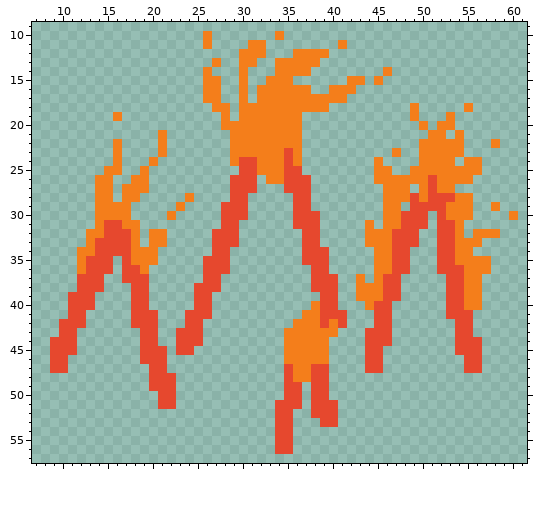
File history of a pixel-art sprite, gfx/hazards/flamingspikes.png. Above: the version before the commit.
The file is 64x64 pixels. Shown: x 7..61, y 9..57.
Now the later version:
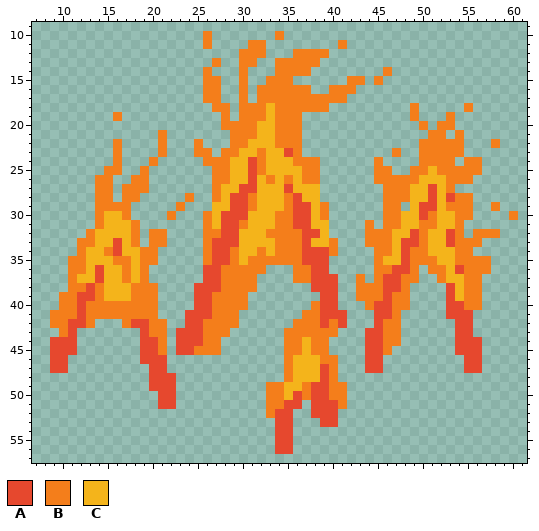
Palette (. is transparent): A #e6482e  B #f47e1b  C #f4b41b
What changed:
Colour B is added in row 22 at x 25; in row 23 at x 25 to 26 and 28; in row 24 at x 26 to 28 and 37 to 38; in row 25 at x 27 to 28 and 37 to 38; in row 26 at x 27 to 28 and 38; in row 27 at x 27.
Colour B is added in row 28 at x 27, 31 and 35; in row 29 at x 31, 35 and 39; in row 30 at x 26, 34 to 35, 39 and 51; in row 31 at x 26, 30, 34 to 35 and 51; in row 32 at x 26, 33 to 36 and 50; in row 33 at x 12, 26, 34 to 36, 40 and 50.
Colour B is added in row 34 at x 26, 29, 32, 34 to 36, 40 and 49 to 50; in row 35 at x 11, 16, 29, 31 to 36 and 49 to 51; in row 36 at x 11, 29 to 32, 36 to 37, 49 and 51; in row 37 at x 11, 28 to 31, 36 to 37, 48 to 49 and 52; in row 38 at x 11, 20, 28 to 31 and 48; in row 39 at x 10, 14, 20, 27 to 30 and 48.
Colour B is added in row 40 at x 10, 14 to 17, 20, 27 to 30 and 47 to 48; in row 41 at x 9 to 10, 13 to 17, 27 to 29 and 47; in row 42 at x 9, 13, 17, 21, 26 to 29 and 47; in row 43 at x 21, 26 to 28 and 47; in row 44 at x 21, 26 to 27 and 47; in row 45 at x 25 to 27 and 46.
Colour B is added in rows 46 to 48 at x 40; in rows 49 to 50 at x 33 to 34, 37 and 40 to 41; in row 51 at x 33 and 41; in row 52 at x 33.
Colour B replaces colour A in row 26 at x 35 and 37; in row 31 at x 50; in row 32 at x 27; in row 34 at x 15; in row 35 at x 17 and 26; in row 36 at x 17, 28 and 52.
Colour B replaces colour A in row 37 at x 17 and 19; in row 38 at x 12, 14 and 18 to 19; in row 39 at x 11, 18 to 19 and 47; in row 40 at x 11, 13 and 18 to 19; in row 41 at x 11 and 18 to 20; in rows 42 to 43 at x 10, 20 and 46.
Colour B replaces colour A in row 44 at x 46; in row 45 at x 21; in rows 47 to 48 at x 35; in row 51 at x 34.
Colour C is added in row 25 at x 29; in row 26 at x 32; in row 27 at x 28, 32 to 34, 38 and 49; in row 28 at x 28, 32 to 34 and 38; in row 29 at x 27, 32 to 34 and 38; in row 30 at x 27 and 31 to 33.
Colour C is added in row 31 at x 27, 31 to 33 and 39; in row 32 at x 30 to 32, 39 and 51; in row 33 at x 30 to 33, 39 and 51; in row 34 at x 30 to 31, 33 and 51; in row 35 at x 30; in row 36 at x 16.
Colour C is added in row 37 at x 15 to 16; in rows 38 to 39 at x 15 to 17.
Colour C replaces colour A in row 24 at x 30 and 35; in row 25 at x 30 and 35 to 36; in row 26 at x 29 to 30, 36 and 51; in row 27 at x 29 and 36 to 37; in row 28 at x 37, 49 and 52; in row 29 at x 28, 49 and 52.
Colour C replaces colour A in row 30 at x 38, 48 to 49 and 52; in row 31 at x 15 to 16, 38, 48 to 49 and 52 to 53; in row 32 at x 15 to 17, 47 to 48 and 52; in row 33 at x 14 to 15, 17, 38, 47 and 52; in row 34 at x 14, 17, 47 and 52 to 53; in row 35 at x 13 to 15, 47 and 52 to 53.
Colour C replaces colour A in row 36 at x 13, 15, 18 and 53; in row 37 at x 12 to 13, 18 and 53 to 54; in rows 38 to 39 at x 54; in rows 47 to 48 at x 38; in row 49 at x 35 to 36; in row 50 at x 35.
Colour C replaces colour B in rows 18 to 19 at x 33; in rows 20 to 21 at x 32 to 33; in row 22 at x 31 to 33; in row 23 at x 30 to 31 and 33 to 34; in row 24 at x 29 and 33 to 34; in row 25 at x 33 to 34 and 51.
Colour C replaces colour B in row 26 at x 34, 50 and 52; in row 27 at x 50 and 52; in row 28 at x 50; in row 30 at x 15 to 16 and 53; in row 31 at x 17; in row 32 at x 14.
Colour C replaces colour B in row 34 at x 13 and 18; in row 35 at x 18 and 46; in rows 44 to 45 at x 37; in row 46 at x 36 to 38; in rows 47 to 48 at x 36 to 37.
